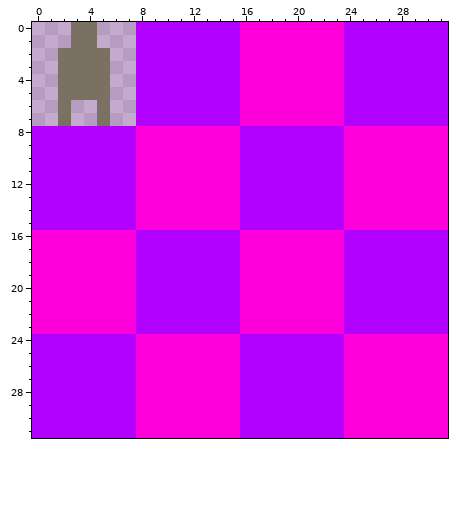
File history of a pixel-art sprite, assets/gfx/entities/Player.png. Above, as it was before the edit.
The file is 32x32 pixels.
And afterwards:
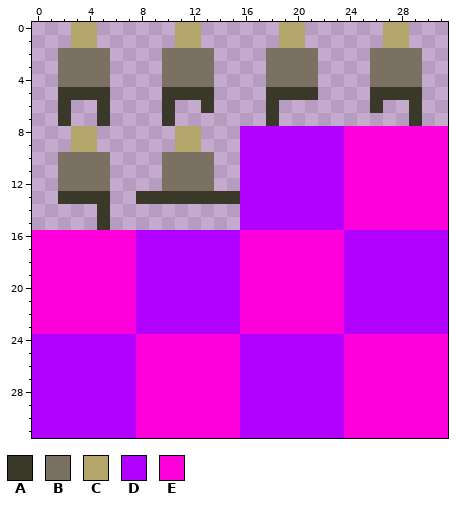
Palette (. is transparent): A #393829  B #7b7162  C #b4a56a  D #b200ff  E #ff00dc
Commit message: Dynamic tiles and player death
Edits made:
y 0..1: x 3..4 BB -> CC; x 8..31 DDDDDDDDEEEEEEEEDDDDDDDD -> ...CC......CC......CC...
y 2..4: x 8..31 DDDDDDDDEEEEEEEEDDDDDDDD -> ..BBBB....BBBB....BBBB..
y 5: x 2..5 BBBB -> AAAA; x 8..31 DDDDDDDDEEEEEEEEDDDDDDDD -> ..AAAA....AAAA....AAAA..
y 6: x 2 B -> A; x 5 B -> A; x 8..31 DDDDDDDDEEEEEEEEDDDDDDDD -> ..A..A....A.......A..A..
y 7: x 2 B -> A; x 5 B -> A; x 8..31 DDDDDDDDEEEEEEEEDDDDDDDD -> ..A.......A..........A..
y 8..9: x 0..15 DDDDDDDDEEEEEEEE -> ...CC......CC...
y 10..12: x 0..15 DDDDDDDDEEEEEEEE -> ..BBBB....BBBB..
y 13: x 0..15 DDDDDDDDEEEEEEEE -> ..AAAA..AAAAAAAA
y 14..15: x 0..15 DDDDDDDDEEEEEEEE -> .....A..........
Changed places in both pictures, as pixel boxes (x1, y1, x2, y2):
changed: (32, 22, 448, 230)
